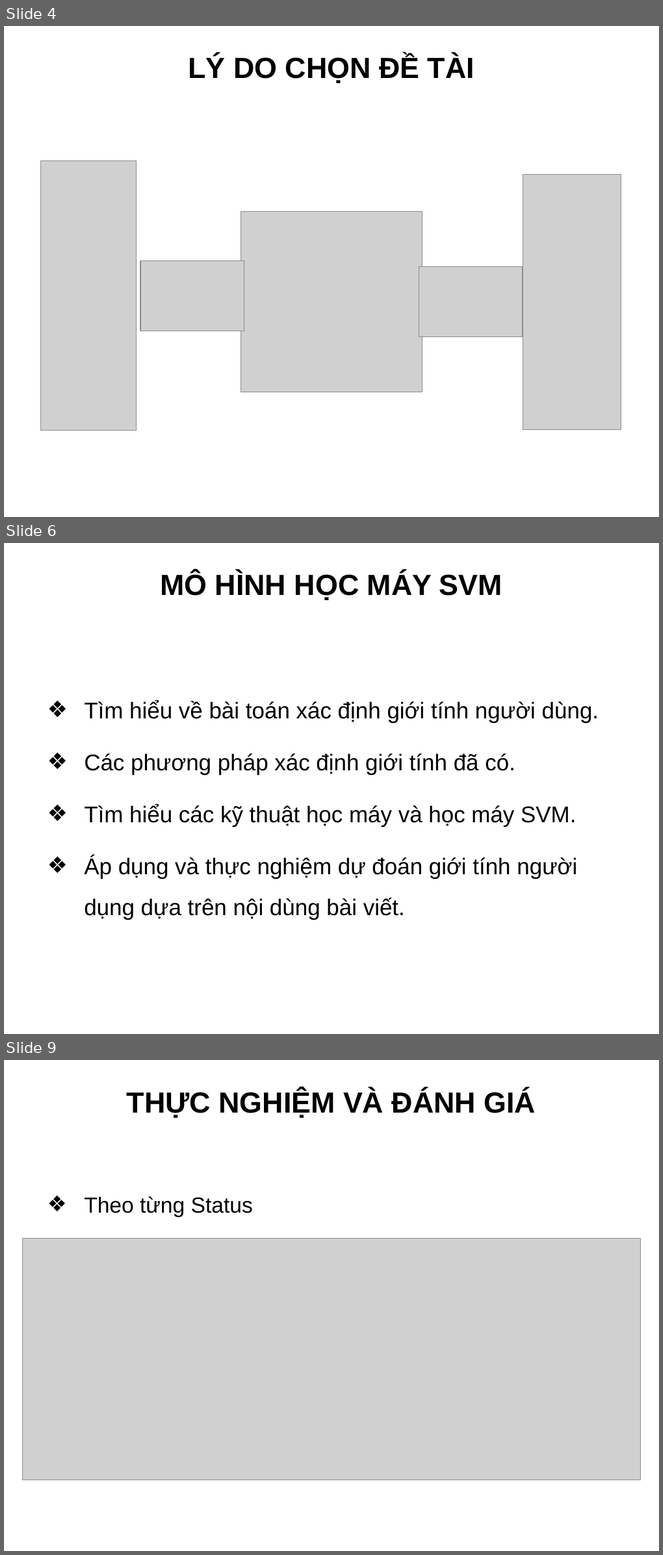
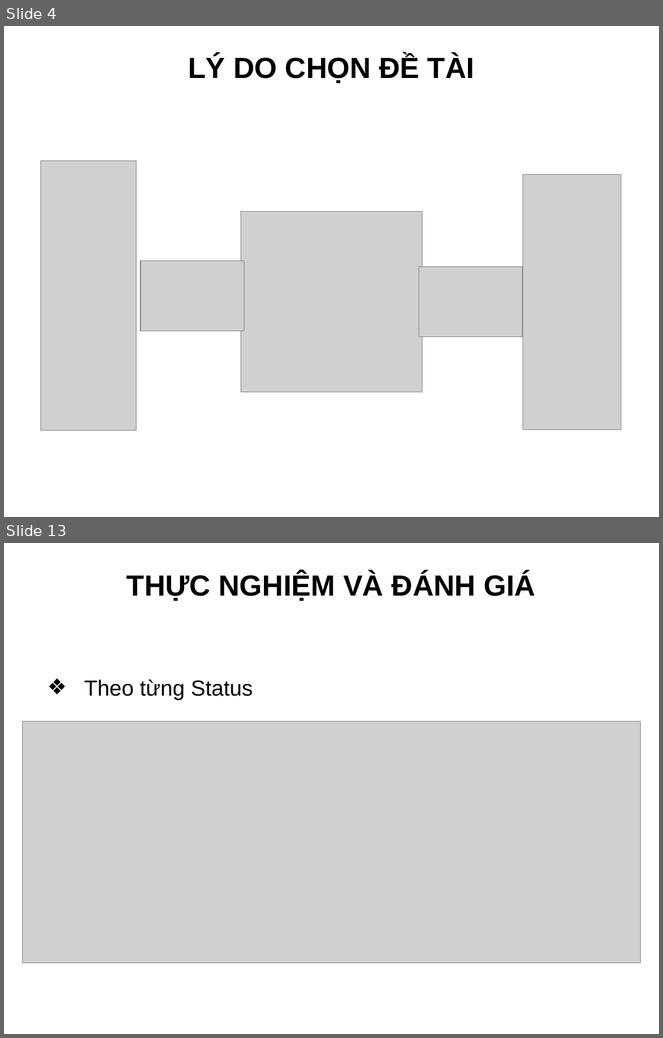
Before and after one commit to truonghaibg/thesis, a slide deck: tchai/Slide_LuanVan_TruongCongHai.ppt. Shown one above the other, each under a label of ours: slides 4, 6 and 9 before the commit, slides 4 and 13 after it; the slides between them are not shown. The pictures are 663x1555 and 663x1038 pixels, drawn with LibreOffice and Linux fonts; fonts in the diff are those of the drawing; grey boxes stand for pictures; background and template pictures are left out. Boxes give left, top, right and bottom in pixels: in the first picture for what was removed or moved away, otherwise in the second. Text is boxed around its words. In the diff, an @@ line names an element or a change of style, - is before the commit and + after.

```diff
--- a/tchai/Slide_LuanVan_TruongCongHai.ppt
+++ b/tchai/Slide_LuanVan_TruongCongHai.ppt
@@ slide 6 removed at [4,543,659,1034], background picture (left out) @@
@@ title removed at [160,572,503,600] @@
-MÔ HÌNH HỌC MÁY SVM
@@ text removed at [84,700,599,920] @@
-❖ Tìm hiểu về bài toán xác định giới tính người dùng.
-❖ Các phương pháp xác định giới tính đã có.
-❖ Tìm hiểu các kỹ thuật học máy và học máy SVM.
-❖ Áp dụng và thực nghiệm dự đoán giới tính người dụng dựa trên nội dùng bài viết.
@@ what was slide 9 is now slide 13 @@
```
Also in this commit, not shown: 4 slides changed, 6 slides added.
